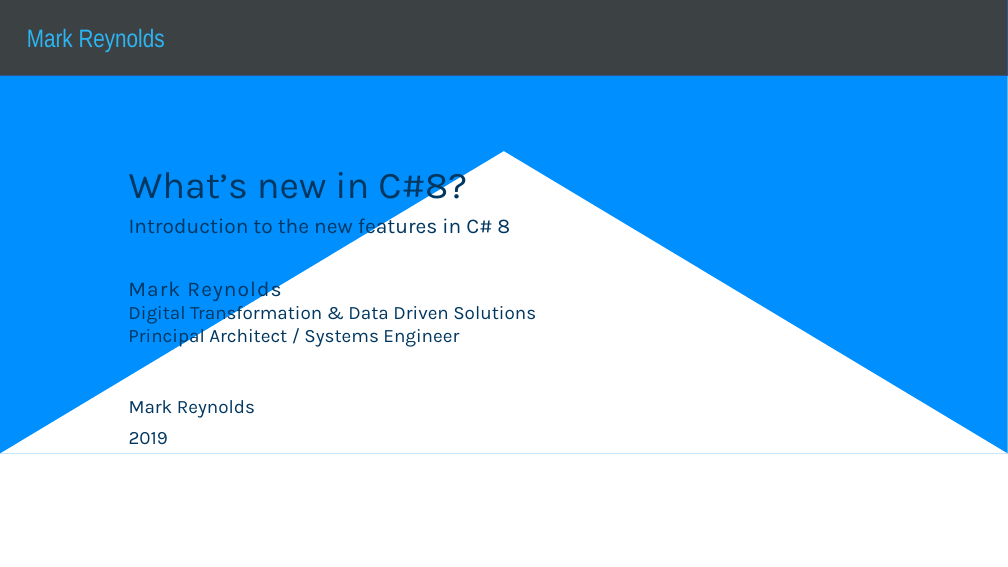
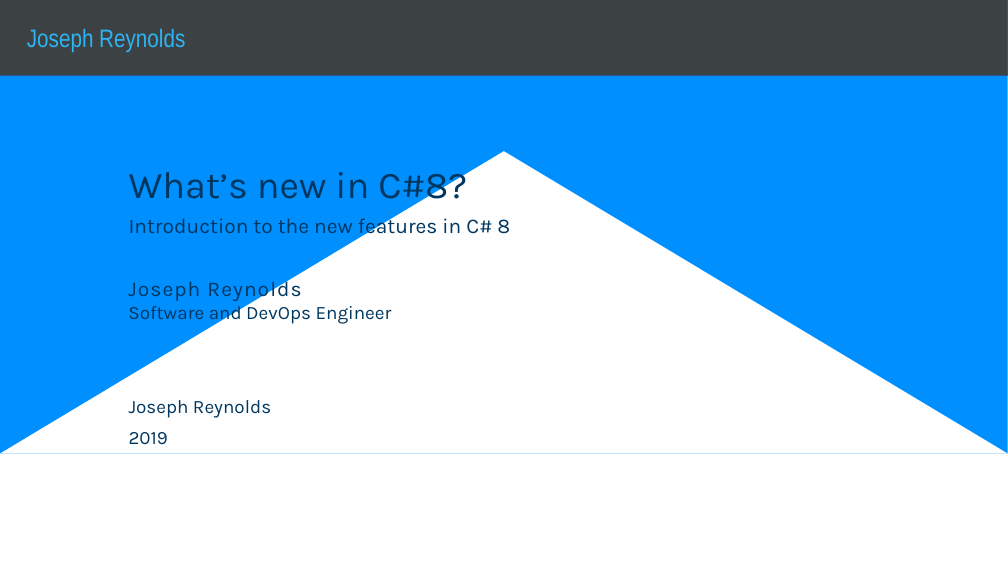
Before and after one commit to jmreynolds/CSharp8, a slide deck: slide 1 of Whats new in C#8.pptx. Drawn at 1008x567 pixels with LibreOffice and Linux fonts; fonts in the diff are those of the drawing; background and template pictures are left out. Boxes give left, top, right and bottom in pixels: in the first picture for what was removed or moved away, otherwise in the second. Text is boxed around its words. In the diff, an @@ line names an element or a change of style, - is before the commit and + after.

```diff
--- a/Whats new in C#8.pptx
+++ b/Whats new in C#8.pptx
@@ text at bbox=[27, 28, 185, 53]: text changed @@
-Mark Reynolds
+Joseph Reynolds
@@ text at bbox=[128, 277, 392, 326]: text changed @@
-Mark Reynolds
-Digital Transformation & Data Driven Solutions
-Principal Architect / Systems Engineer
+Joseph Reynolds
+Software and DevOps Engineer
@@ text at bbox=[129, 400, 271, 418]: text changed @@
-Mark Reynolds
+Joseph Reynolds
```
Also in this commit, not shown: 3 other slides changed, 1 slide added, 3 other files.
